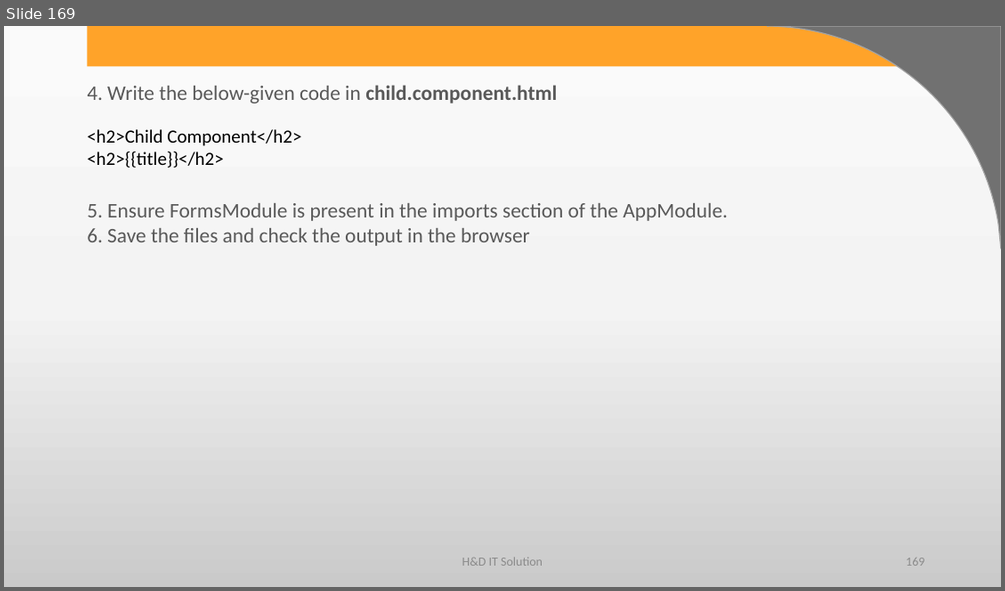
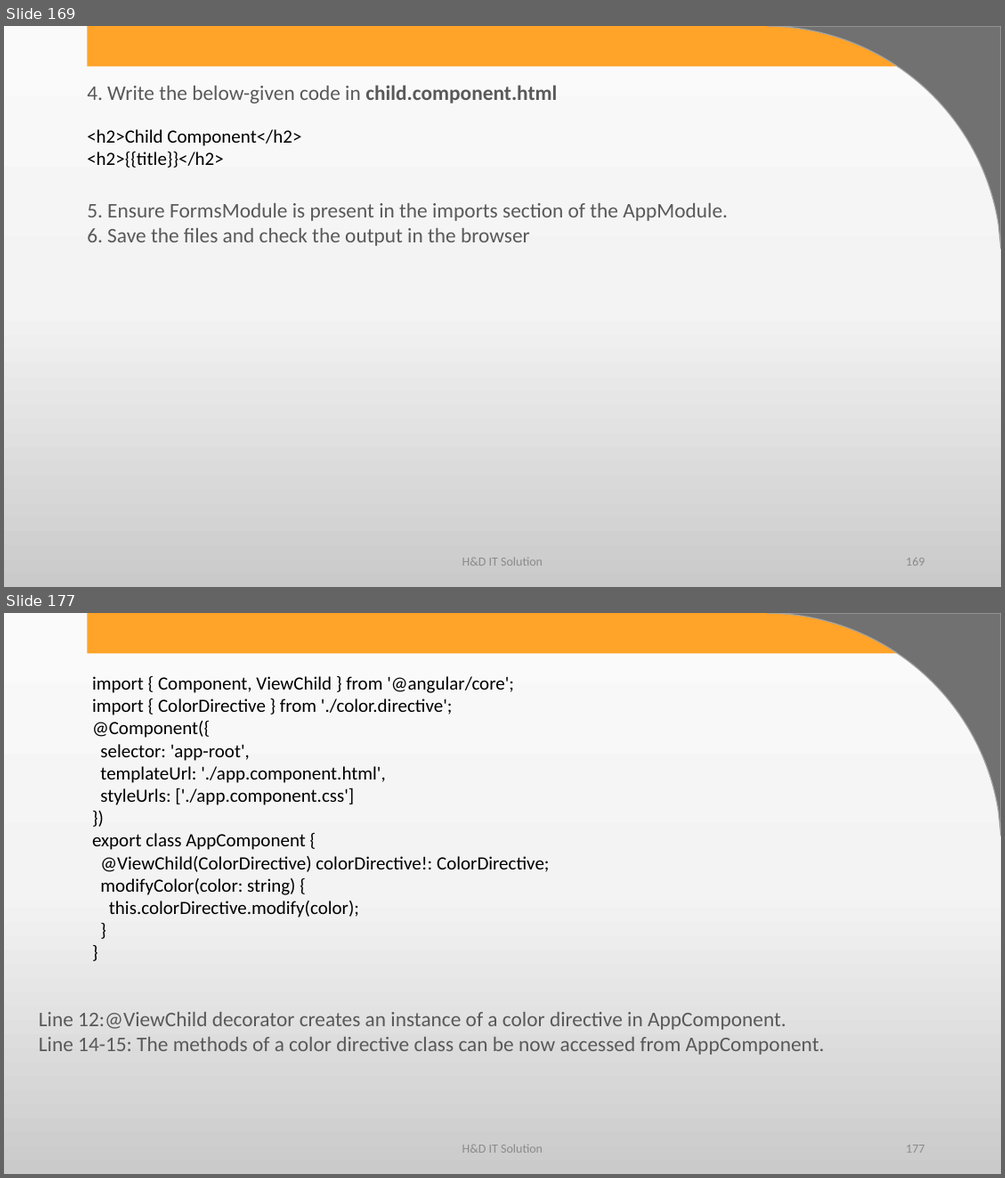
Before and after one commit to harshadasawant/infiniteAngular, a slide deck: ppt/ANGULAR.pptx. Shown one above the other, each under a label of ours: slide 169 before the commit, slides 169 and 177 after it; the slides between them are not shown. The pictures are 1005x591 and 1005x1178 pixels, drawn with LibreOffice and Linux fonts; fonts in the diff are those of the drawing; background and template pictures are left out. Boxes give left, top, right and bottom in pixels: in the first picture for what was removed or moved away, otherwise in the second. Text is boxed around its words. In the diff, an @@ line names an element or a change of style, - is before the commit and + after.

Commit message:
@viewChild

```diff
--- a/ppt/ANGULAR.pptx
+++ b/ppt/ANGULAR.pptx
@@ slide 177 added at (4,613,1001,1174), background gradient #FBFBFB to #F4F4F4 to #CBCBCB; not listed: 2 template elements that a slide beside it also shows @@
@@ text added at (92,676,550,917), 18 pt, text #000000 @@
+import { Component, ViewChild } from '@angular/core';
+import { ColorDirective } from './color.directive';
+@Component({
+selector: 'app-root',
+templateUrl: './app.component.html',
+styleUrls: ['./app.component.css']
+})
+export class AppComponent {
+@ViewChild(ColorDirective) colorDirective!: ColorDirective;
+modifyColor(color: string) {
+this.colorDirective.modify(color);
+}
+}
@@ text added at (39,1012,825,1054), 20 pt, text #595959 @@
+Line 12:@ViewChild decorator creates an instance of a color directive in AppComponent.
+Line 14-15: The methods of a color directive class can be now accessed from AppComponent.
@@ text added at (462,1143,542,1152), 12 pt, text #8C8C8C @@
+H&D IT Solution
@@ page number added at (906,1144,924,1152), 12 pt, text #8C8C8C @@
+177
```
Also in this commit, not shown: 23 other slides added, 7 other files.
